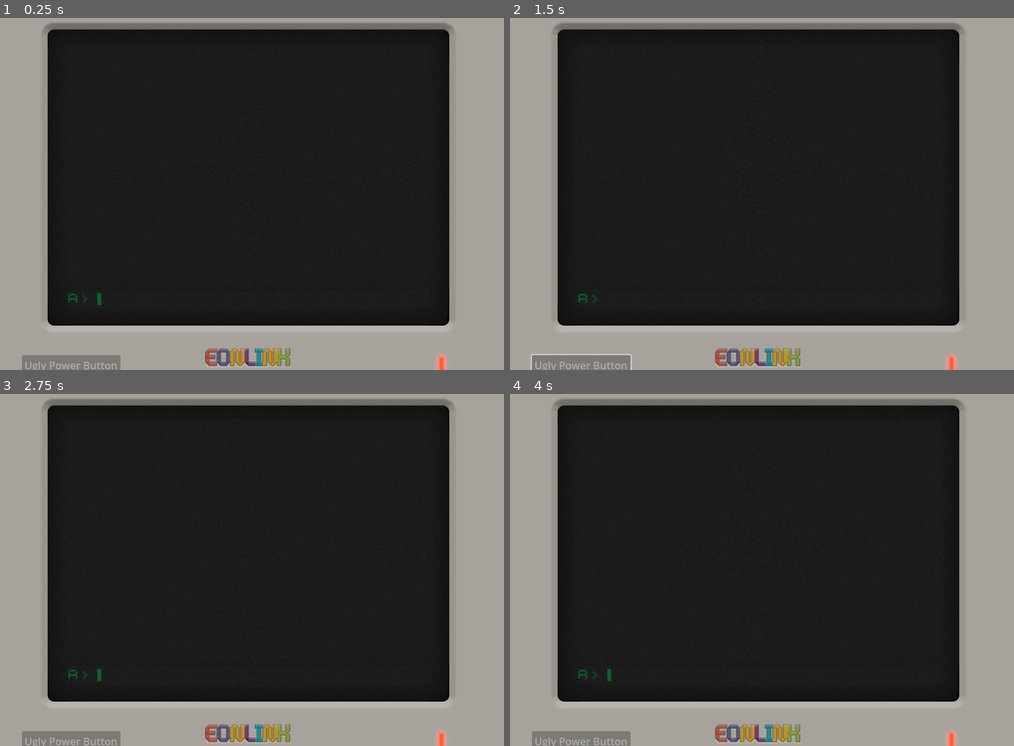
Above: before the commit, frames 1-4 (two rows, left to right).
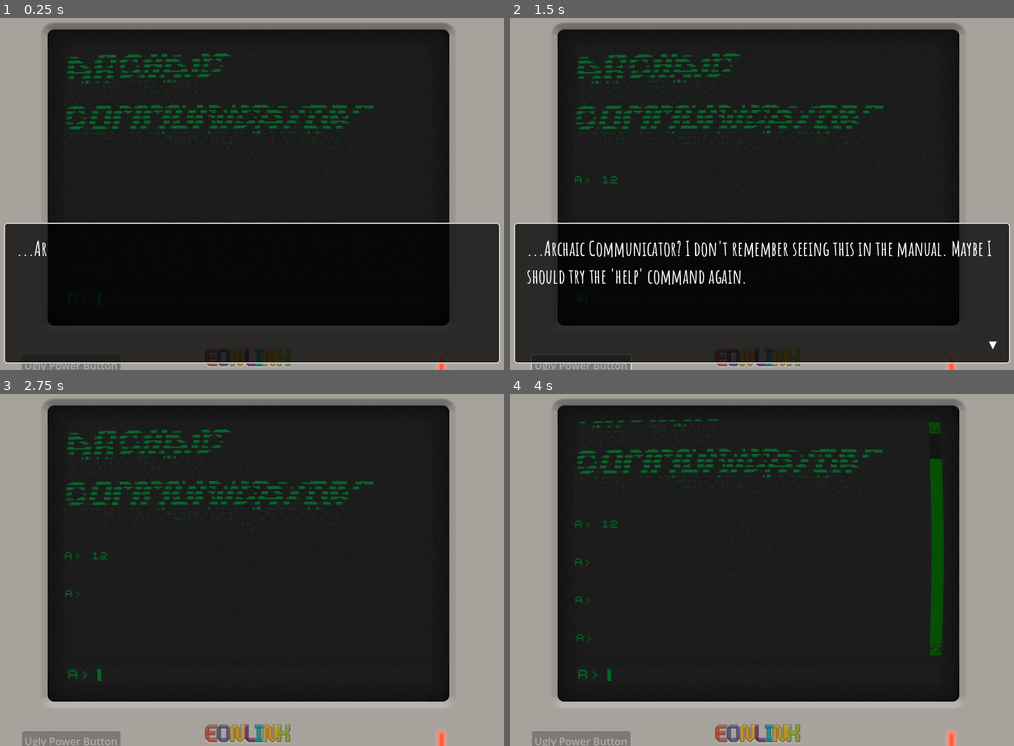
Above: after the commit, the same moments.

Repository: the-archbishop/temporal_ties
Game: Godot game, scene res://Assets/Scenes/archcomm.tscn
The game is run twice, just before and just after one commit, with the same random seed, the same clock (stepped at 60 frames per second) and the same inputs. This scene is started directly instead of the project's main scene.
Inputs (mouse positions are in pixels of both pictures, inside the frame that each line leads up to):
- Up to frame 1 (0.25 s): no input
- Up to frame 2 (1.5 s): click (772, 299) at 0.52 s; type "12" at 0.6 s; tap Enter (ui_accept) at 1.25 s; hold Up (ui_up) from 1.28 s (still down); tap Tab (ui_text_completion_replace) at 1.35 s
- Up to frame 3 (2.75 s): tap Enter (ui_accept) at 1.52, 1.55, 1.82, 2, 2.1, 2.27, 2.57 s; release Up (ui_up) at 2.03 s; hold Down (ui_down) from 2.03 s (still down); tap Tab (ui_text_completion_replace) at 2.3 s
- Up to frame 4 (4 s): tap Enter (ui_accept) at 2.75, 3.05, 3.5, 3.77 s; release Down (ui_down) at 2.78 s; hold Up (ui_up) from 2.78 s (still down); tap Tab (ui_text_completion_replace) at 2.85, 3.6 s

The runs differ from the first frame. In frame 1, 22% of the frame differs, in the area x 0-100%, y 10-99%; in frame 2, 23%; in frame 3, 2.3%; in frame 4, 3.0%.

Commit message:
working on archcomm

Diff:
--- a/Assets/Scenes/archcomm.tscn
+++ b/Assets/Scenes/archcomm.tscn
@@ -1,8 +1,9 @@
-[gd_scene load_steps=19 format=3 uid="uid://bhau0f38ueo"]
+[gd_scene load_steps=20 format=3 uid="uid://bhau0f38ueo"]
 
 [ext_resource type="Script" path="res://Assets/Scripts/ArchComm.gd" id="1_eqt08"]
 [ext_resource type="Texture2D" uid="uid://c8cne774yid1" path="res://Assets/Art/Images/computerLightOn.png" id="1_ghweb"]
 [ext_resource type="Texture2D" uid="uid://1hupi6582gta" path="res://Assets/Art/Images/retroScreen2.png" id="2_68m1o"]
+[ext_resource type="Script" path="res://Assets/Scripts/ArchComProcessor.gd" id="2_du2qs"]
 [ext_resource type="Texture2D" uid="uid://ymkyf46x6it8" path="res://Assets/Art/Images/increment_scroll.png" id="3_tg0n8"]
 [ext_resource type="Texture2D" uid="uid://bjc0ngafokpcx" path="res://Assets/Art/Images/decrement_scroll.png" id="4_hpmw8"]
 [ext_resource type="Script" path="res://Assets/Scripts/Scroll.gd" id="5_txpf4"]
@@ -49,6 +50,9 @@
 anchors_preset = 0
 script = ExtResource("1_eqt08")
 
+[node name="ArchComProcessor" type="Node" parent="."]
+script = ExtResource("2_du2qs")
+
 [node name="ComputerLightOn" type="Sprite2D" parent="."]
 z_index = 1002
 position = Vector2(694, 591)
@@ -93,7 +97,6 @@
 
 [node name="HistoryRows" type="VBoxContainer" parent="GameContainer/MarginContainer/Rows/GameInformation/Scroll"]
 layout_mode = 2
-size_flags_vertical = 3
 theme_override_constants/separation = 25
 alignment = 2
 
@@ -148,4 +151,5 @@
 disabled = true
 text = "Ugly Power Button"
 
+[connection signal="text_submitted" from="GameContainer/MarginContainer/Rows/InputArea/HBoxContainer/Input" to="." method="_on_input_text_submitted"]
 [connection signal="text_submitted" from="GameContainer/MarginContainer/Rows/InputArea/HBoxContainer/Input" to="GameContainer/MarginContainer/Rows/InputArea/HBoxContainer/Input" method="_on_text_submitted"]
--- /dev/null
+++ b/Assets/Scenes/dialogue_row.tscn
@@ -0,0 +1,8 @@
+[gd_scene load_steps=2 format=3 uid="uid://ci4785erlia7b"]
+
+[ext_resource type="FontFile" uid="uid://be3spwnauyms2" path="res://Assets/Fonts/zx-spectrum.ttf" id="1_f6rj1"]
+
+[node name="DialogueRow" type="Label"]
+theme_override_colors/font_color = Color(0.0352941, 0.8, 0.313726, 1)
+theme_override_fonts/font = ExtResource("1_f6rj1")
+theme_override_font_sizes/font_size = 12
--- a/Assets/Scenes/title.tscn
+++ b/Assets/Scenes/title.tscn
@@ -21,12 +21,32 @@
 offset_bottom = 600.0
 theme_override_styles/panel = SubResource("StyleBoxTexture_2k3ck")
 
-[node name="Label" type="Label" parent="Panel"]
+[node name="MarginContainer" type="MarginContainer" parent="Panel"]
 layout_mode = 2
-offset_top = 463.0
+offset_top = 436.0
 offset_right = 800.0
-offset_bottom = 498.0
-theme_override_colors/font_color = Color(1, 1, 1, 1)
-theme_override_font_sizes/font_size = 25
-text = "Press [ENTER]"
-horizontal_alignment = 1
+offset_bottom = 467.0
+theme_override_constants/margin_left = 300
+theme_override_constants/margin_top = 25
+theme_override_constants/margin_right = 300
+
+[node name="VBoxContainer" type="VBoxContainer" parent="Panel/MarginContainer"]
+layout_mode = 2
+
+[node name="Start" type="Button" parent="Panel/MarginContainer/VBoxContainer"]
+modulate = Color(1, 1, 1, 0.74902)
+layout_mode = 2
+text = "START"
+
+[node name="Controls" type="Button" parent="Panel/MarginContainer/VBoxContainer"]
+modulate = Color(1, 1, 1, 0.74902)
+layout_mode = 2
+text = "Controls
+"
+
+[node name="Credits" type="Button" parent="Panel/MarginContainer/VBoxContainer"]
+modulate = Color(1, 1, 1, 0.74902)
+layout_mode = 2
+text = "Credits"
+
+[connection signal="pressed" from="Panel/MarginContainer/VBoxContainer/Start" to="." method="_on_start_pressed"]
--- /dev/null
+++ b/Assets/Scripts/ArchComProcessor.gd
@@ -0,0 +1,26 @@
+extends Node
+
+
+func process_command(input: String):
+	var words = input.split(" ", false)
+
+	if words.size() == 0:
+		print("Parsing error")
+		return unknown()
+
+	var command = words[0].to_lower()
+
+	match command:
+		"help":
+			return help()
+		_:
+			return unknown()
+
+
+func help():
+	return """Help YOU? I think not."""
+
+
+func unknown():
+	var possible_responses = []
+	return ""
--- a/Assets/Scripts/ArchComm.gd
+++ b/Assets/Scripts/ArchComm.gd
@@ -1,10 +1,61 @@
 extends Control
 
+@export var max_lines_remembered: int = 30
 
-const InputResponse = preload("res://Assets/Scenes/input_response.tscn")
+const INPUTRESPONSE = preload("res://Assets/Scenes/input_response.tscn")
+const DIALOGROW = preload("res://Assets/Scenes/dialogue_row.tscn")
+const INNER_DIALOG_BOX = preload("res://Assets/Scenes/inner_dialog_box.tscn")
 
-@export var max_lines_remembered: int = 30
+@onready var archcomm = $"."
+@onready var archcomm_processor = $ArchComProcessor
 @onready var history_rows = $GameContainer/MarginContainer/Rows/GameInformation/Scroll/HistoryRows
+
+
+
+func _ready():
+	var dialog_row = DIALOGROW.instantiate()
+	var dialog_box  = INNER_DIALOG_BOX.instantiate()
+
+	dialog_row.text = """
+
+ ▄▄▄       ██▀███   ▄████▄   ██░ ██  ▄▄▄       ██▓ ▄████▄
+▒████▄    ▓██ ▒ ██▒▒██▀ ▀█  ▓██░ ██▒▒████▄    ▓██▒▒██▀ ▀█
+▒██  ▀█▄  ▓██ ░▄█ ▒▒▓█    ▄ ▒██▀▀██░▒██  ▀█▄  ▒██▒▒▓█    ▄
+░██▄▄▄▄██ ▒██▀▀█▄  ▒▓▓▄ ▄██▒░▓█ ░██ ░██▄▄▄▄██ ░██░▒▓▓▄ ▄██▒
+ ▓█   ▓██▒░██▓ ▒██▒▒ ▓███▀ ░░▓█▒░██▓ ▓█   ▓██▒░██░▒ ▓███▀ ░
+ ▒▒   ▓▒█░░ ▒▓ ░▒▓░░ ░▒ ▒  ░ ▒ ░░▒░▒ ▒▒   ▓▒█░░▓  ░ ░▒ ▒  ░
+  ▒   ▒▒ ░  ░▒ ░ ▒░  ░  ▒    ▒ ░▒░ ░  ▒   ▒▒ ░ ▒ ░  ░  ▒
+  ░   ▒     ░░   ░ ░         ░  ░░ ░  ░   ▒    ▒ ░░
+	  ░  ░   ░     ░ ░       ░  ░  ░      ░  ░ ░  ░ ░
+				   ░                              ░
+ ▄████▄   ▒█████   ███▄ ▄███▓ ███▄ ▄███▓ █    ██  ███▄    █  ██▓ ▄████▄   ▄▄▄     ▄▄▄█████▓ ▒█████   ██▀███
+▒██▀ ▀█  ▒██▒  ██▒▓██▒▀█▀ ██▒▓██▒▀█▀ ██▒ ██  ▓██▒ ██ ▀█   █ ▓██▒▒██▀ ▀█  ▒████▄   ▓  ██▒ ▓▒▒██▒  ██▒▓██ ▒ ██▒
+▒▓█    ▄ ▒██░  ██▒▓██    ▓██░▓██    ▓██░▓██  ▒██░▓██  ▀█ ██▒▒██▒▒▓█    ▄ ▒██  ▀█▄ ▒ ▓██░ ▒░▒██░  ██▒▓██ ░▄█ ▒
+▒▓▓▄ ▄██▒▒██   ██░▒██    ▒██ ▒██    ▒██ ▓▓█  ░██░▓██▒  ▐▌██▒░██░▒▓▓▄ ▄██▒░██▄▄▄▄██░ ▓██▓ ░ ▒██   ██░▒██▀▀█▄
+▒ ▓███▀ ░░ ████▓▒░▒██▒   ░██▒▒██▒   ░██▒▒▒█████▓ ▒██░   ▓██░░██░▒ ▓███▀ ░ ▓█   ▓██▒ ▒██▒ ░ ░ ████▓▒░░██▓ ▒██▒
+░ ░▒ ▒  ░░ ▒░▒░▒░ ░ ▒░   ░  ░░ ▒░   ░  ░░▒▓▒ ▒ ▒ ░ ▒░   ▒ ▒ ░▓  ░ ░▒ ▒  ░ ▒▒   ▓▒█░ ▒ ░░   ░ ▒░▒░▒░ ░ ▒▓ ░▒▓░
+  ░  ▒     ░ ▒ ▒░ ░  ░      ░░  ░      ░░░▒░ ░ ░ ░ ░░   ░ ▒░ ▒ ░  ░  ▒     ▒   ▒▒ ░   ░      ░ ▒ ▒░   ░▒ ░ ▒░
+░        ░ ░ ░ ▒  ░      ░   ░      ░    ░░░ ░ ░    ░   ░ ░  ▒ ░░          ░   ▒    ░      ░ ░ ░ ▒    ░░   ░
+░ ░          ░ ░         ░          ░      ░              ░  ░  ░ ░            ░  ░            ░ ░     ░
+░                                                               ░
+
+"""
+	dialog_row.add_theme_font_size_override("font_size", 4)
+	history_rows.add_child(dialog_row)
+	archcomm.add_child(dialog_box)
+	dialog_box.queue_text("...Archaic Communicator? I don't remember seeing this in the manual. Maybe I should try the 'help' command again.")
+
+
+func _on_input_text_submitted(user_input):
+	var response = archcomm_processor.process_command(user_input)
+	var input_response = INPUTRESPONSE.instantiate()
+	input_response.set_text(user_input, response)
+	history_rows.add_child(input_response)
+	del_history_beyond_max()
+
+
+func add_dialogue_history():
+	pass
 
 
 func del_history_beyond_max():
--- a/Assets/Scripts/Inner_Dialog_Box.gd
+++ b/Assets/Scripts/Inner_Dialog_Box.gd
@@ -25,12 +25,12 @@
 			if !text_queue.is_empty():
 				display_text()
 		State.READING:
-			if Input.is_action_just_pressed("ui_accept"):
+			if Input.is_action_just_pressed("ui_text_completion_replace"):
 				tween.kill()
 				dialog.visible_ratio = 1.0
 				on_tween_finished()
 		State.FINISHED:
-			if Input.is_action_just_pressed("ui_accept"):
+			if Input.is_action_just_pressed("ui_text_completion_replace"):
 				change_state(State.READY)
 				hide_textbox()
 			else:
--- a/Assets/Scripts/Title.gd
+++ b/Assets/Scripts/Title.gd
@@ -3,7 +3,6 @@
 const INTRO = preload("res://Assets/Scenes/intro.tscn")
 
 
-func _process(_delta):
-	if Input.is_action_just_pressed("ui_accept"):
-		# Switch to main scene
-		get_tree().change_scene_to_file("res://Assets/Scenes/intro.tscn")
+func _on_start_pressed():
+	# Switch to main scene
+	get_tree().change_scene_to_file("res://Assets/Scenes/intro.tscn")
